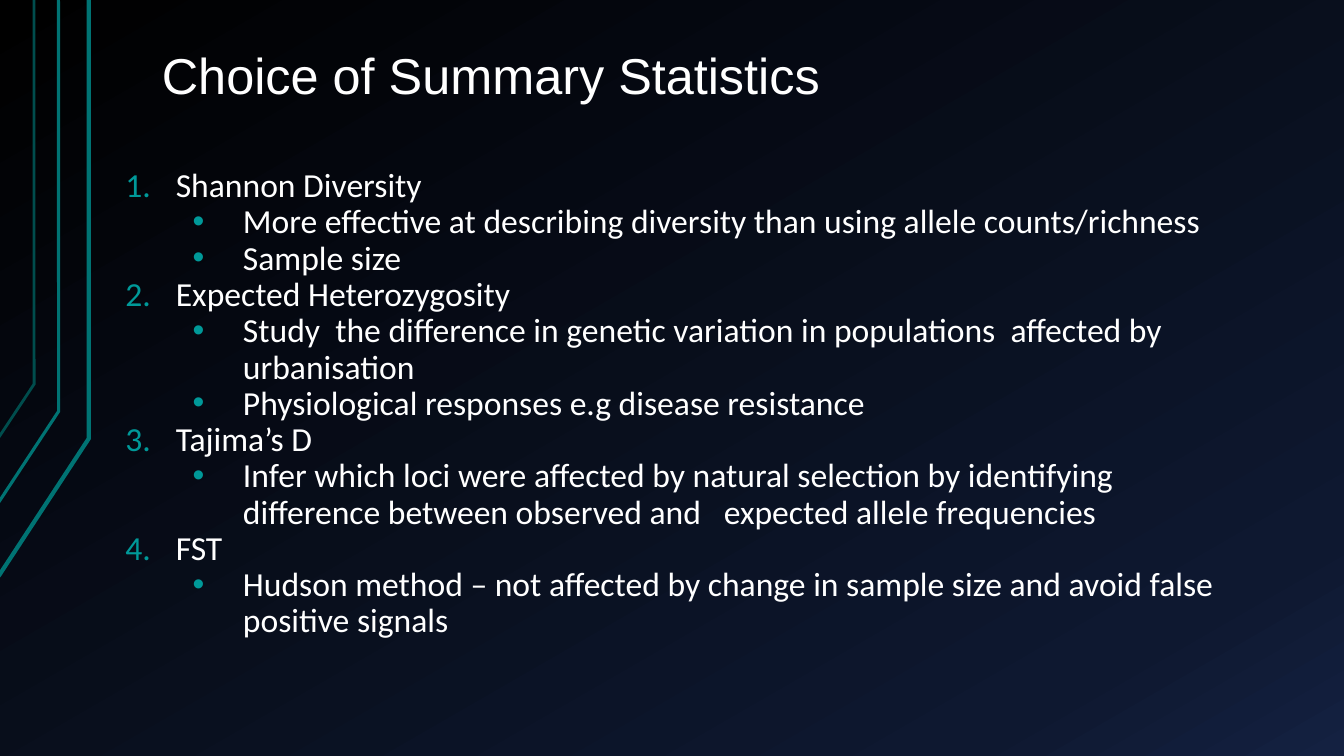
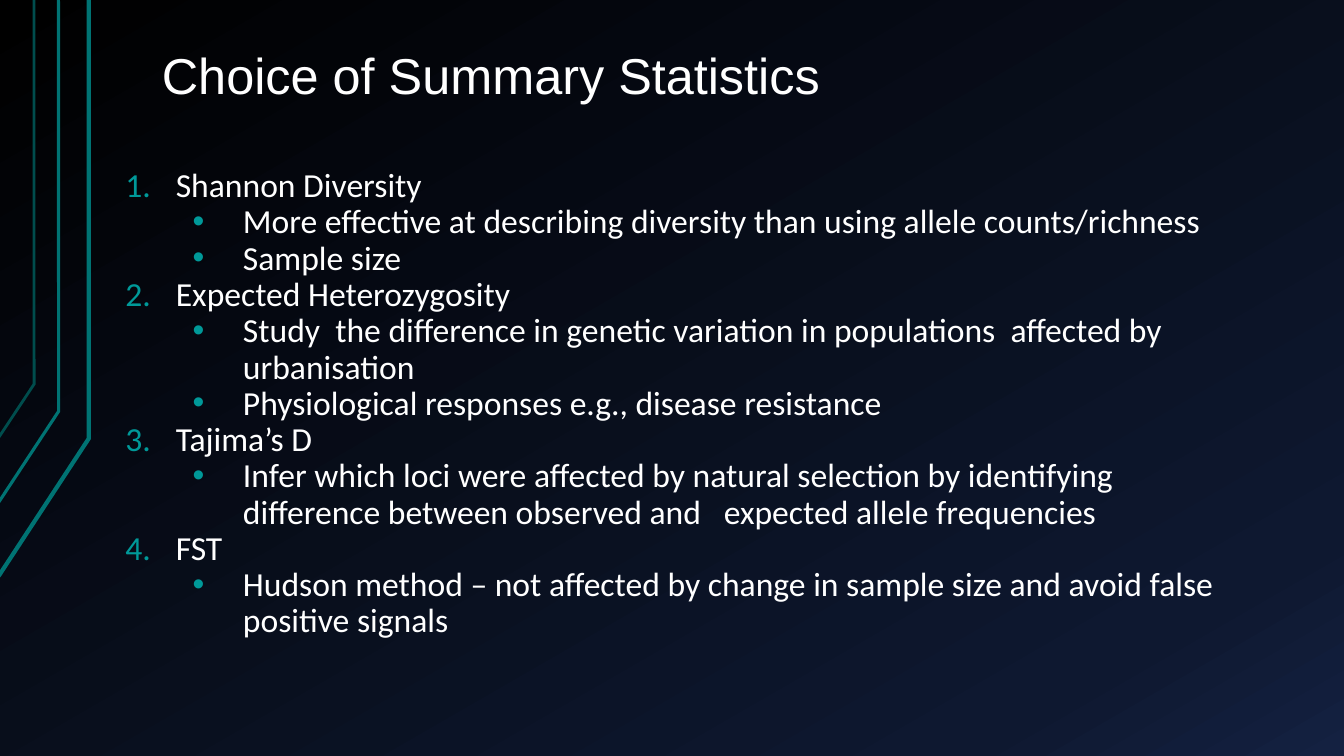
Before and after one commit to graciaandr/bioinf_group_project, a slide deck: slide 9 of Presentation/Final Presentation_BIO727P_SWP_Team_Celine.pptx. Drawn at 1344x756 pixels with LibreOffice and Linux fonts; fonts in the diff are those of the drawing. Boxes give left, top, right and bottom in pixels: in the first picture for what was removed or moved away, otherwise in the second. Text is boxed around its words. In the diff, an @@ line names an element or a change of style, - is before the commit and + after.

Commit message:
updated final presentation

```diff
--- a/Presentation/Final Presentation_BIO727P_SWP_Team_Celine.pptx
+++ b/Presentation/Final Presentation_BIO727P_SWP_Team_Celine.pptx
@@ text at box(243, 391, 881, 421): text changed @@
-  • Physiological responses e.g disease resistance
+  • Physiological responses e.g., disease resistance
```
Also in this commit, not shown: 2 other slides changed, 1 other file.
